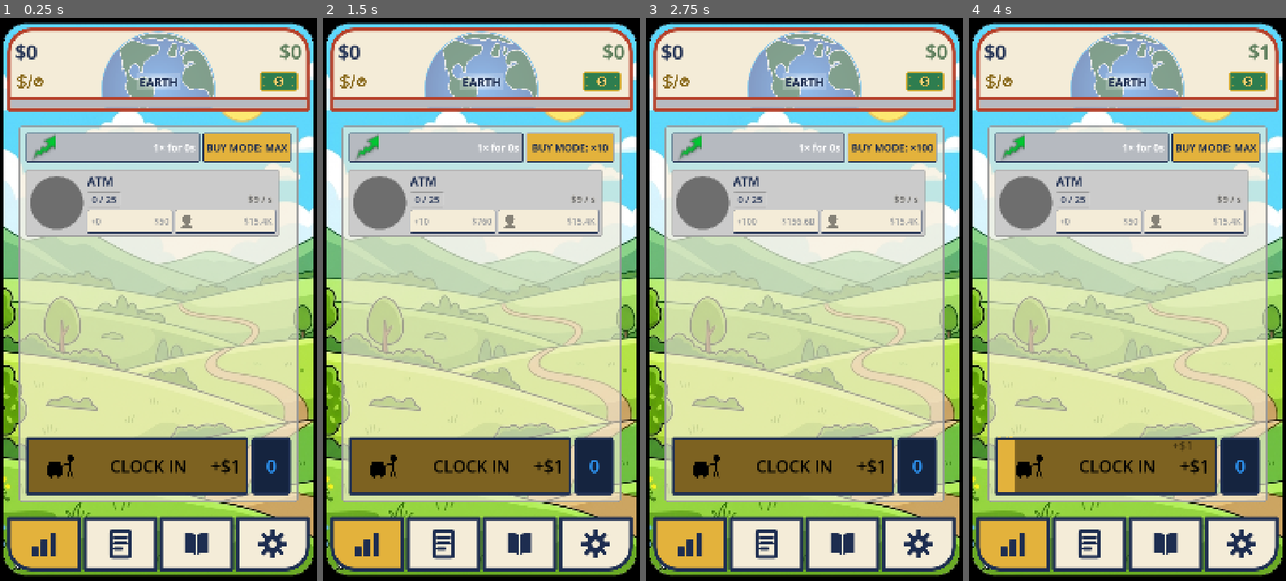
Above: before the commit, frames 1-4 (left to right).
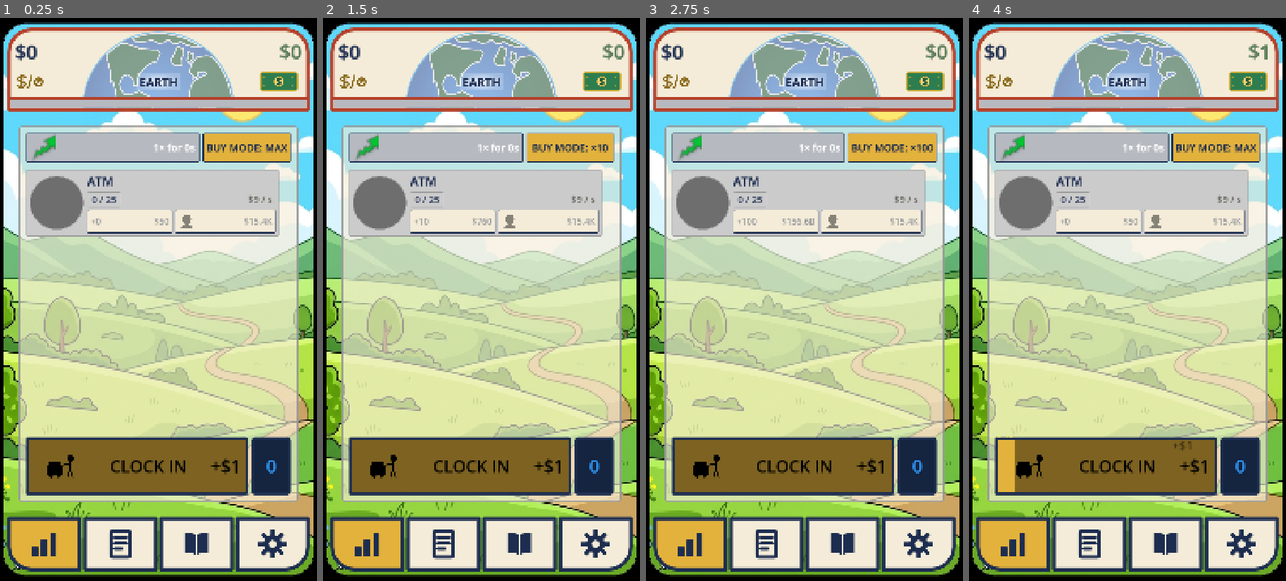
Above: after the commit, the same moments.

Repository: TimGoergen/american-tycoon
Game: Godot game, scene res://Main.tscn
Same seed, same stepped clock (60 frames per second), same inputs: the game is played once before the commit and once after it.
Inputs (mouse positions are in pixels of both pictures, inside the frame that each line leads up to):
- Up to frame 1 (0.25 s): no input
- Up to frame 2 (1.5 s): click "BUY MODE: MAX" at 0.5 s; click "BUY MODE: ×1" at 1.25 s
- Up to frame 3 (2.75 s): click "BUY MODE: ×10" at 2 s
- Up to frame 4 (4 s): click "BUY MODE: ×100" at 2.75 s; click (1105, 468) at 3.5 s

The runs differ from the first frame. In frame 1, 2.4% of the frame differs, in the area x 26-74%, y 2-17%; in frame 2, 2.4%; in frame 3, 2.4%; in frame 4, 2.4%.

Commit message:
Planet watermark: half the globe hangs off the panel bottom
PLANET_FILL_FRACTION 1.5 -> 2.0 (top stays pinned; the bake already
clips whatever extends past the plate).

Co-Authored-By: Claude Fable 5 <noreply@anthropic.com>
Claude-Session: https://claude.ai/code/session_01V2mTLbKztKGNf3y2Xw5aUW

Diff:
--- a/game/scripts/ui/HeroStat.gd
+++ b/game/scripts/ui/HeroStat.gd
@@ -81,11 +81,12 @@
 #
 # FILL_FRACTION is how much of the plate's height the globe spans once scaled (1.0 = exactly
 # fits; above 1.0 it OVERFLOWS — the globe's top stays pinned to the plate top and the excess
-# runs off the plate bottom, clipped away). 1.5 = the planet reads a third bigger with its
-# bottom third gone off the panel's bottom edge (Tim, 2026-07-04). WATERMARK_ALPHA fades the
-# globe so it reads as a background, not a foreground graphic. Both are art-direction knobs for
-# Tim to eyeball — change them, not the layout code.
-const PLANET_FILL_FRACTION := 1.5
+# runs off the plate bottom, clipped away). 2.0 = the planet is twice the plate height, so
+# fully HALF of it hangs off the panel's bottom edge (Tim, 2026-07-04, second enlargement —
+# was 1.5/bottom-third). WATERMARK_ALPHA fades the globe so it reads as a background, not a
+# foreground graphic. Both are art-direction knobs for Tim to eyeball — change them, not the
+# layout code.
+const PLANET_FILL_FRACTION := 2.0
 const PLANET_WATERMARK_ALPHA := 0.6
 # Corner rounding baked into the watermark, in pixels. Matches the cream plate's own corners as
 # seen at the content rect: the plate rounds its TOP corners by SCREEN_CORNER_RADIUS and its
